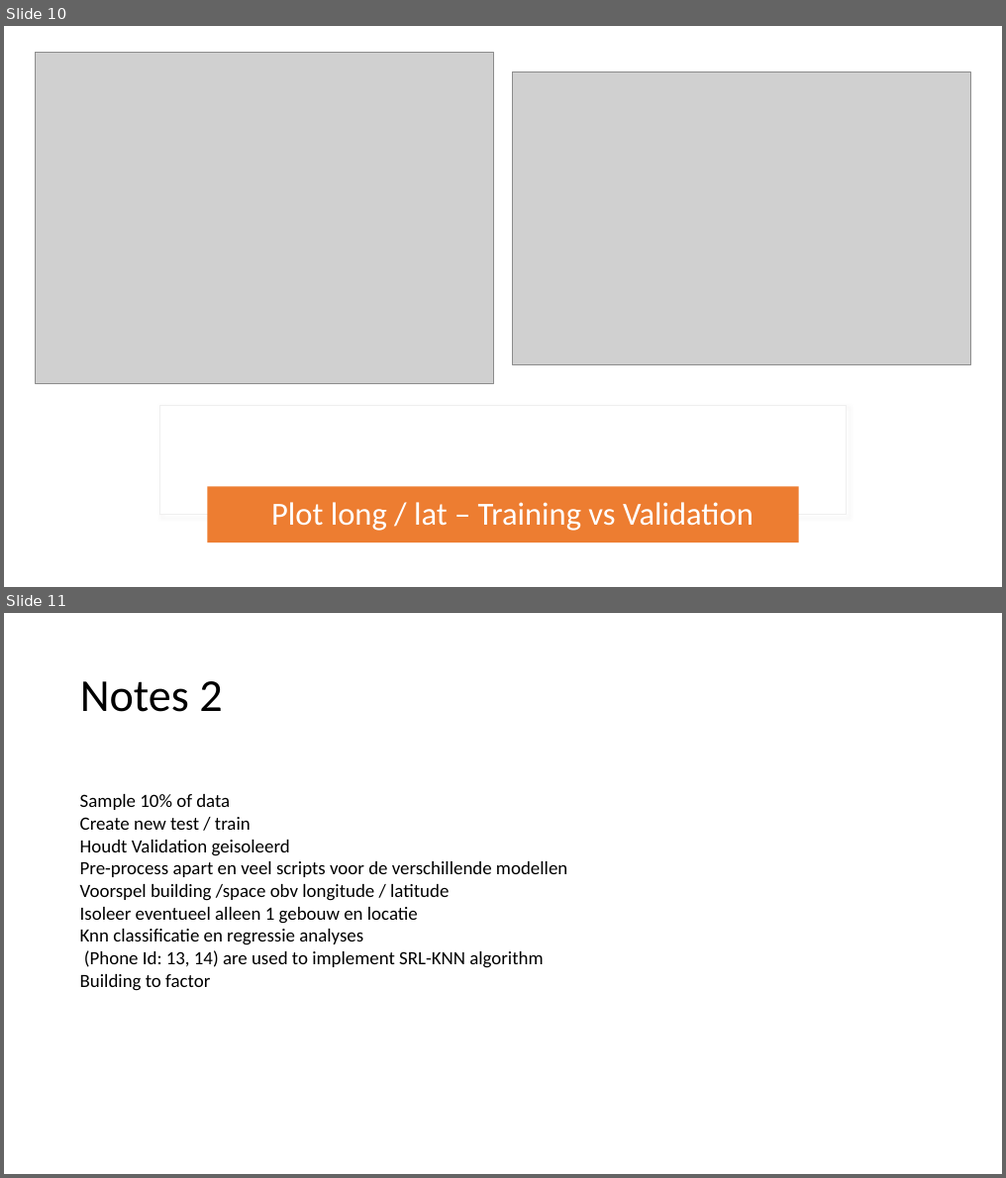
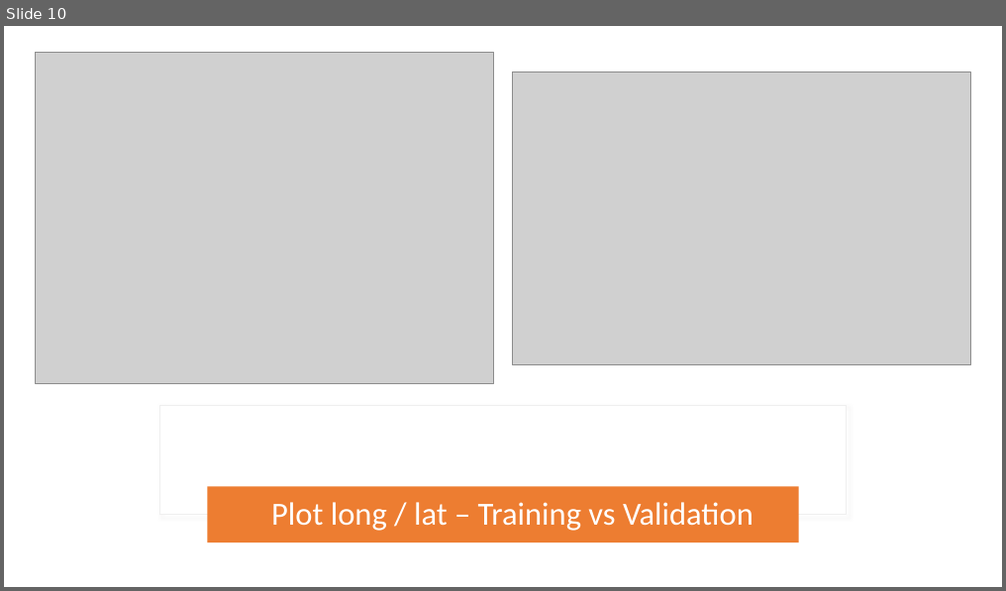
Before and after one commit to NatasjaFortuin/Wifi-locationing, a slide deck: Data etc/Log.pptx. Shown one above the other, each under a label of ours: slides 10 and 11 before the commit, slide 10 after it. The pictures are 1006x1178 and 1006x591 pixels, drawn with LibreOffice and Linux fonts; fonts in the diff are those of the drawing; grey boxes stand for pictures. Boxes give left, top, right and bottom in pixels: in the first picture for what was removed or moved away, otherwise in the second. Text is boxed around its words. In the diff, an @@ line names an element or a change of style, - is before the commit and + after.

```diff
--- a/Data etc/Log.pptx
+++ b/Data etc/Log.pptx
@@ slide 11 removed at [4,613,1002,1174], background #FFFFFF @@
@@ title removed at [80,681,222,712] @@
-Notes 2
@@ text removed at [80,794,567,991] @@
-Sample 10% of data
-Create new test / train
-Houdt Validation geisoleerd
-Pre-process apart en veel scripts voor de verschillende modellen
-Voorspel building /space obv longitude / latitude
-Isoleer eventueel alleen 1 gebouw en locatie
-Knn classificatie en regressie analyses
-(Phone Id: 13, 14) are used to implement SRL-KNN algorithm
-Building to factor
```
Also in this commit, not shown: 1 slide changed, 6 slides added, 4 other files.
